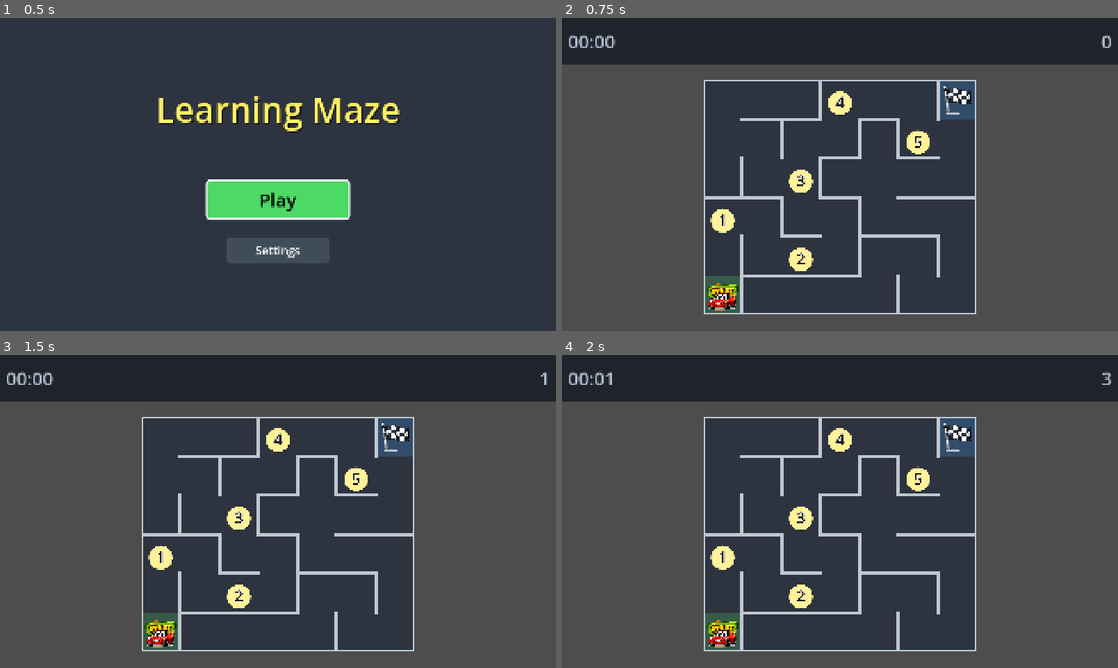
Above: before the commit, frames 1-4 (two rows, left to right).
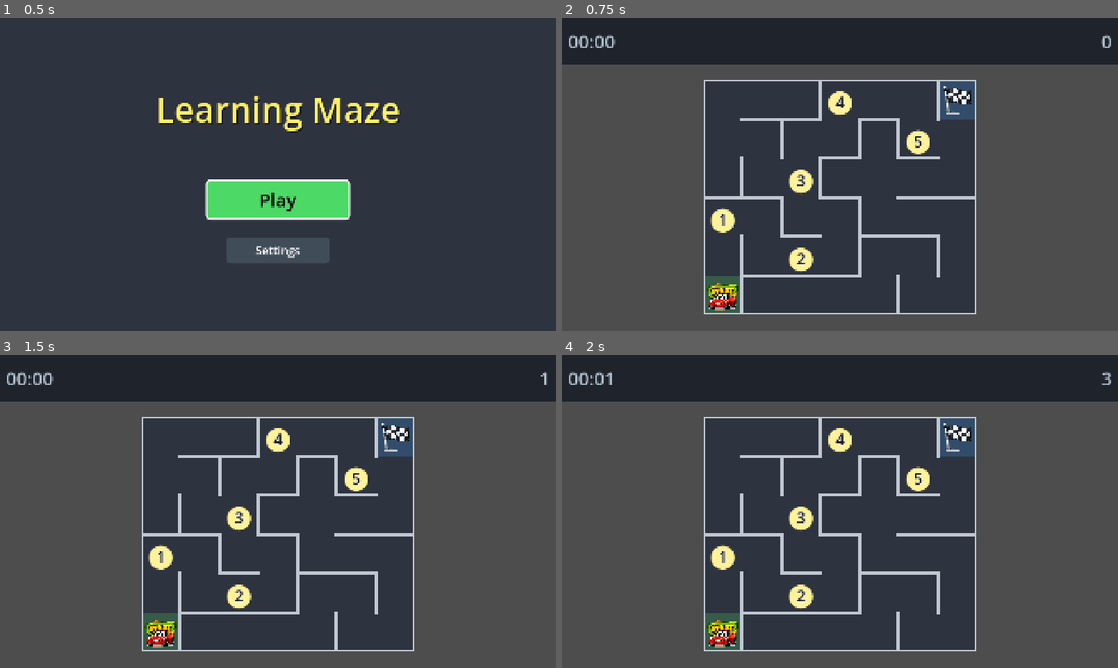
Above: after the commit, the same moments.

Repository: hausie007/LearingTVMaze
Game: Godot game, scene res://scenes/main_menu.tscn
The game is run twice, just before and just after one commit, with the same random seed, the same clock (stepped at 60 frames per second) and the same inputs.
Inputs (mouse positions are in pixels of both pictures, inside the frame that each line leads up to):
- Up to frame 1 (0.5 s): no input
- Up to frame 2 (0.75 s): click "Play" at 0.5 s
- Up to frame 3 (1.5 s): tap Enter (ui_accept) at 1.25 s; move the mouse to (400, 495) at 1.27 s; hold Right (ui_right) from 1.28 s (still down); click (400, 495) at 1.42 s
- Up to frame 4 (2 s): keep holding Right (ui_right); tap Enter (ui_accept) at 1.52 s

Frame 1 is identical in both runs. In frame 2, 0.3% of the frame differs, in the area x 26-67%, y 23-82%; in frame 3, 0.3%; in frame 4, 0.3%.

Commit message:
phase 2 fix

Diff:
--- a/scripts/collectible.gd
+++ b/scripts/collectible.gd
@@ -26,27 +26,35 @@
 	# (Control nodes in Node2D usually draw in tree order)
 
 
+var _last_cs: float = 120.0
+var _last_theme: ThemeLoader = null
+
 const ZOOM_FACTOR: float = 3.5
 
 ## Configure the collectible's size and visuals based on theme properties.
-## We render at 'high res' (target zoom size) and scale down for the maze to keep it sharp.
 func setup(cs: float, theme: ThemeLoader = null) -> void:
-	# Calculate the 'enlarged' size we want for the center of the screen
-	var large_cs := cs * ZOOM_FACTOR
+	_last_cs = cs
+	_last_theme = theme
 
+	# Reset scale to 1.0 for the maze (sharp native rendering)
+	self.scale = Vector2.ONE
+	_apply_visuals(cs)
+
+## Internal helper to render the visuals at a specific absolute pixel size.
+func _apply_visuals(effective_cs: float) -> void:
 	# Default colors
 	var bg_color := Color(1.0, 0.95, 0.6)
 	var text_color := Color(0.1, 0.1, 0.15)
 	var texture: Texture2D = null
 
-	if theme:
-		bg_color = theme.col_color
-		text_color = theme.col_text_color
-		texture = theme.col_texture
+	if _last_theme:
+		bg_color = _last_theme.col_color
+		text_color = _last_theme.col_text_color
+		texture = _last_theme.col_texture
 
-	# Common setup for both labels - use large_cs
+	# Common setup for both labels
 	for l in [bg_label, text_label]:
-		l.size = Vector2(large_cs, large_cs)
+		l.size = Vector2(effective_cs, effective_cs)
 		l.position = -l.size / 2.0
 		l.horizontal_alignment = HORIZONTAL_ALIGNMENT_CENTER
 		l.vertical_alignment   = VERTICAL_ALIGNMENT_CENTER
@@ -56,47 +64,53 @@
 		bg_label.visible = false
 		sprite.visible = true
 		sprite.texture = texture
-		# Scale image to fit well inside 'large' corridor
+		# Use Linear filtering with mipmaps for smoother downscaling in the maze
+		sprite.texture_filter = CanvasItem.TEXTURE_FILTER_LINEAR_WITH_MIPMAPS
+
 		var img_size := texture.get_size()
-		var target_size := large_cs * 0.7
+		var target_size := effective_cs * 0.7
 		sprite.scale = Vector2(target_size / img_size.x, target_size / img_size.y)
-		sprite.position = Vector2.ZERO # Centered
+		sprite.position = Vector2.ZERO
 	else:
 		bg_label.visible = true
 		sprite.visible = false
 		bg_label.text = "⬤"
-		bg_label.add_theme_font_size_override("font_size", int(large_cs * 0.6))
+		bg_label.add_theme_font_size_override("font_size", int(effective_cs * 0.6))
 		bg_label.add_theme_color_override("font_color", bg_color)
 		bg_label.add_theme_color_override("font_shadow_color", Color(0, 0, 0, 0.2))
-		bg_label.add_theme_constant_override("shadow_offset_x", int(ZOOM_FACTOR))
-		bg_label.add_theme_constant_override("shadow_offset_y", int(ZOOM_FACTOR))
-		bg_label.position.y += large_cs * 0.01
+
+		# Proportional shadow
+		var shadow_off: int = maxi(1, int(effective_cs * 0.015))
+		bg_label.add_theme_constant_override("shadow_offset_x", shadow_off)
+		bg_label.add_theme_constant_override("shadow_offset_y", shadow_off)
+		bg_label.position.y += effective_cs * 0.01
 
 	# --- Foreground Text ---
 	text_label.text = value_str
 	var text_scale := 0.40 if value_str.length() == 1 else 0.30
-	text_label.add_theme_font_size_override("font_size", int(large_cs * text_scale))
+	text_label.add_theme_font_size_override("font_size", int(effective_cs * text_scale))
 	text_label.add_theme_color_override("font_color", text_color)
 	text_label.add_theme_color_override("font_outline_color", Color.WHITE if text_color.v < 0.8 else Color.BLACK)
-	text_label.add_theme_constant_override("outline_size", int(4 * ZOOM_FACTOR))
-	text_label.position.y += large_cs * 0.06
 
-	# --- Scale Down for Maze ---
-	# The node itself is now centered at 0,0 and drawn large.
-	# We scale it down so it fits the corridor.
-	self.scale = Vector2(1.0 / ZOOM_FACTOR, 1.0 / ZOOM_FACTOR)
-
+	# Proportional outline
+	var out_size: int = maxi(1, int(effective_cs * 0.04))
+	text_label.add_theme_constant_override("outline_size", out_size)
+	text_label.position.y += effective_cs * 0.06
 
 ## Called when the player steps on this collectible.
 func collect() -> void:
-	# 1. Prepare for animation
+	# 1. Hot-swap to High-Res rendering immediately
+	# We render at the LARGE size, then immediately scale node down by the same factor
+	# so it *looks* identical to the player initially but is ready to zoom sharply.
+	_apply_visuals(_last_cs * ZOOM_FACTOR)
+	self.scale = Vector2(1.0/ZOOM_FACTOR, 1.0/ZOOM_FACTOR)
+
 	var viewport_center := get_viewport_rect().size / 2.0
-
 	z_index = 200 # Way on top
 
 	var tw := create_tween()
 	# Step 1: Zoom to center (fast)
-	# We tween scale back to 1.0 (which is the high-res size we setup)
+	# Zoom means scale goes from (1/ZOOM_FACTOR) -> 1.0 (sharp native size of large render)
 	tw.set_parallel(true)
 	tw.tween_property(self, "global_position", viewport_center, 0.25).set_trans(Tween.TRANS_SINE).set_ease(Tween.EASE_OUT)
 	tw.tween_property(self, "scale", Vector2.ONE, 0.25).set_trans(Tween.TRANS_SINE).set_ease(Tween.EASE_OUT)
Not shown, changed: themes/scary/manifest.json
Binary file added: themes/scary/pumpkin.png
Not shown, added: themes/scary/pumpkin.png.import
Binary file added: themes/scary/pumpkin3.png
Not shown, added: themes/scary/pumpkin3.png.import
